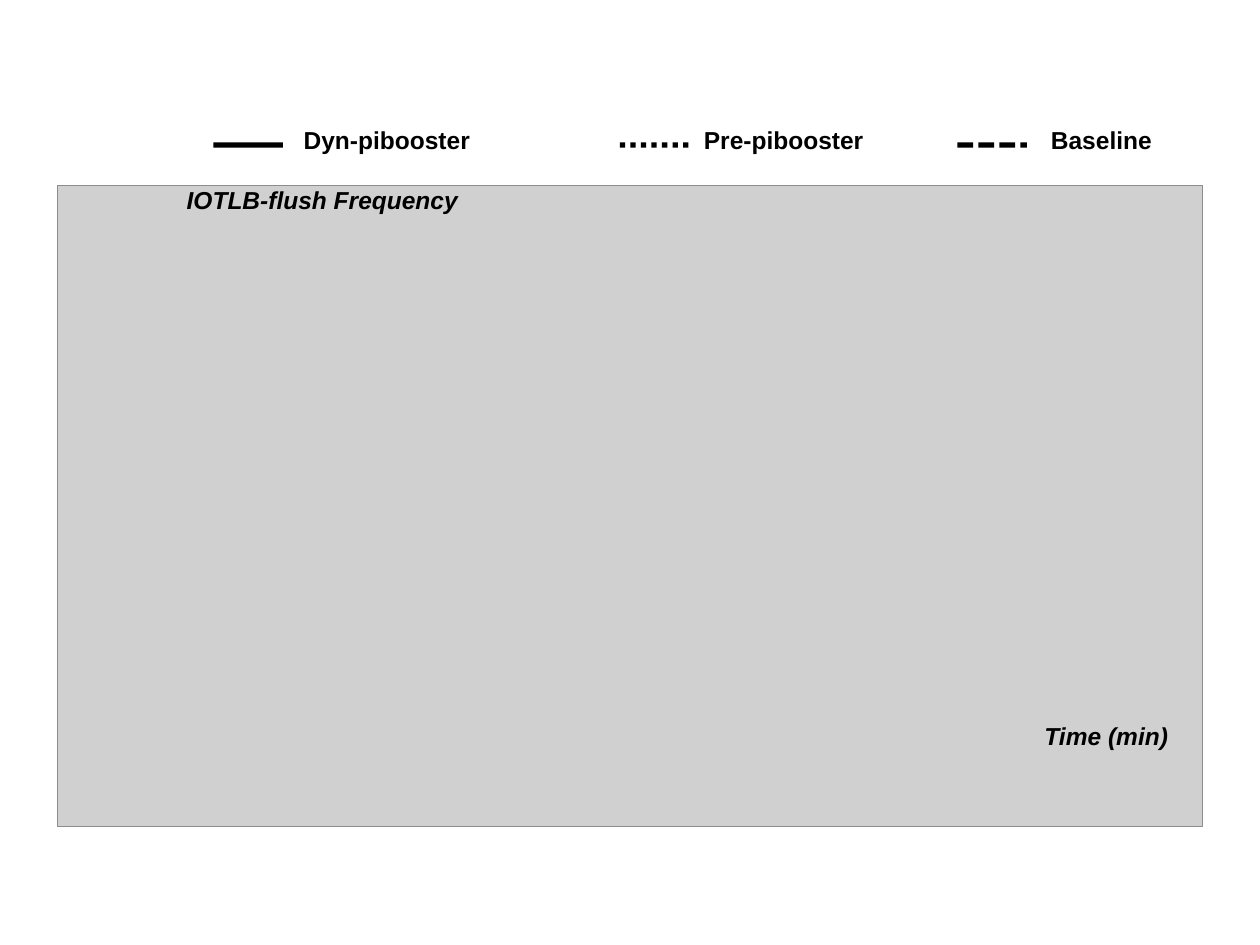
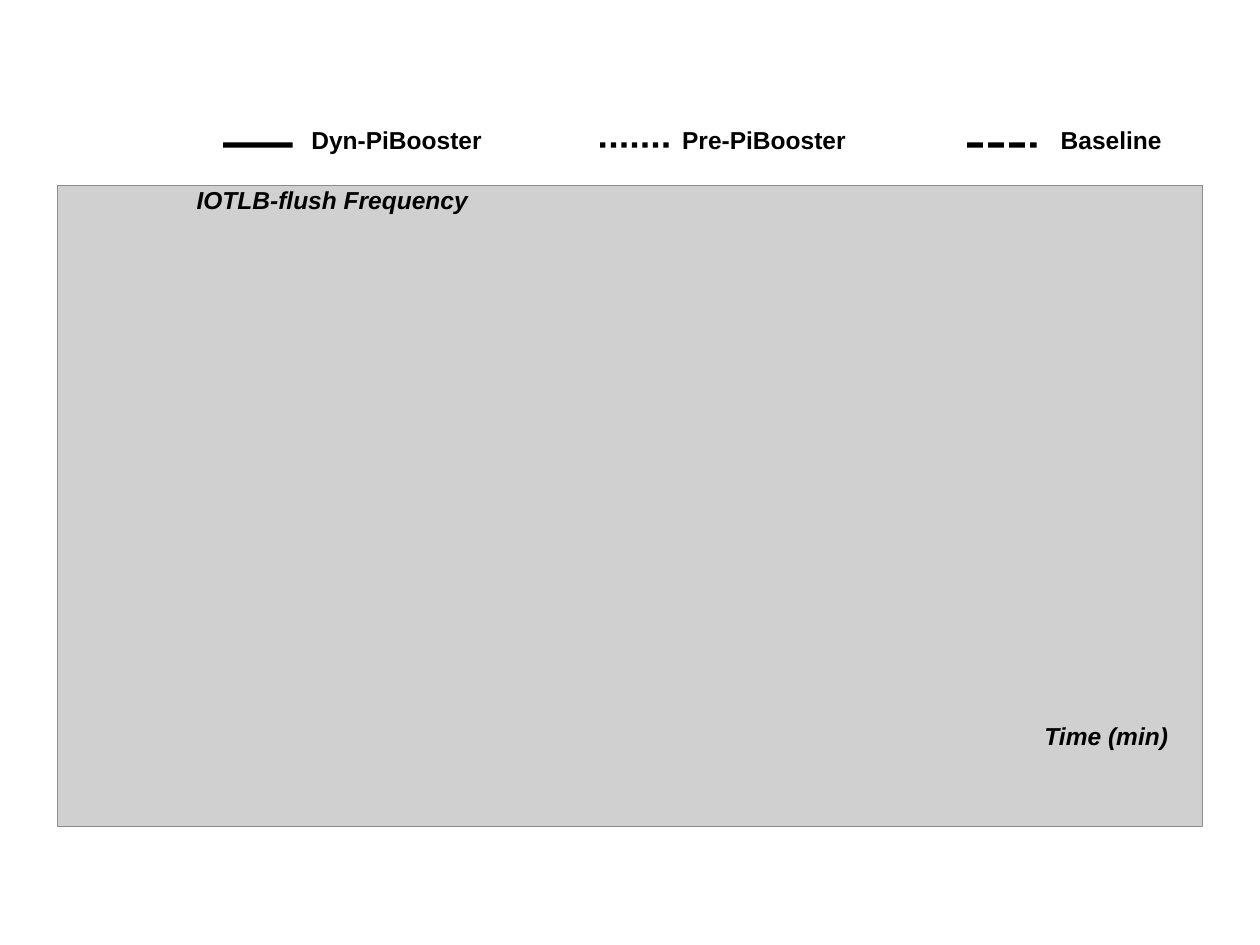
Before and after one commit to strongerwill/FastIO, a slide deck: slide 1 of doc/paper/image/micro/micro_benchmark.ppt. Drawn at 1260x945 pixels with LibreOffice and Linux fonts; fonts in the diff are those of the drawing; grey boxes stand for pictures. Boxes give left, top, right and bottom in pixels: in the first picture for what was removed or moved away, otherwise in the second. Text is boxed around its words. In the diff, an @@ line names an element or a change of style, - is before the commit and + after.

```diff
--- a/doc/paper/image/micro/micro_benchmark.ppt
+++ b/doc/paper/image/micro/micro_benchmark.ppt
@@ 2 texts, 2 lines: place and size @@
-2 texts, 2 lines at box(187, 131, 1152, 214)
+2 texts, 2 lines at box(197, 131, 1162, 214)
@@ text at box(311, 131, 481, 154): text changed @@
-Dyn-pibooster
+Dyn-PiBooster
@@ line moved from (620, 145) - (689, 145) to (600, 145) - (670, 145) @@
@@ text at box(682, 131, 846, 150): text changed @@
-Pre-pibooster
+Pre-PiBooster
```
Also in this commit, not shown: 1 other slide changed, 7 slides added, 5 slides removed, 9 other files.
